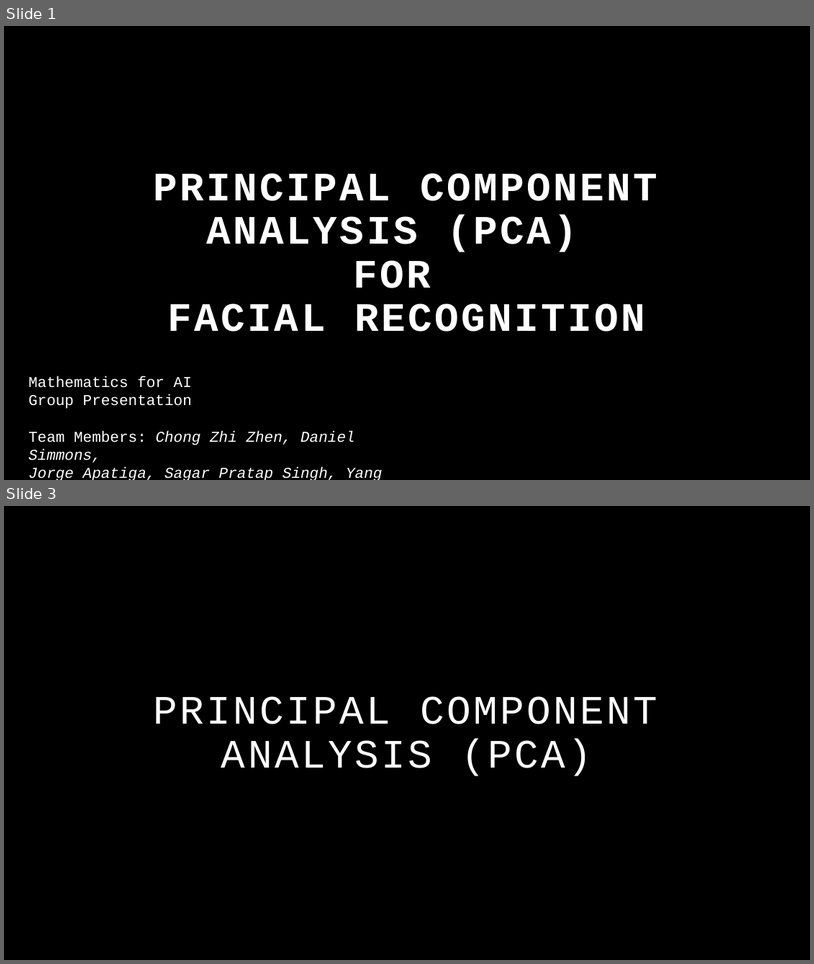
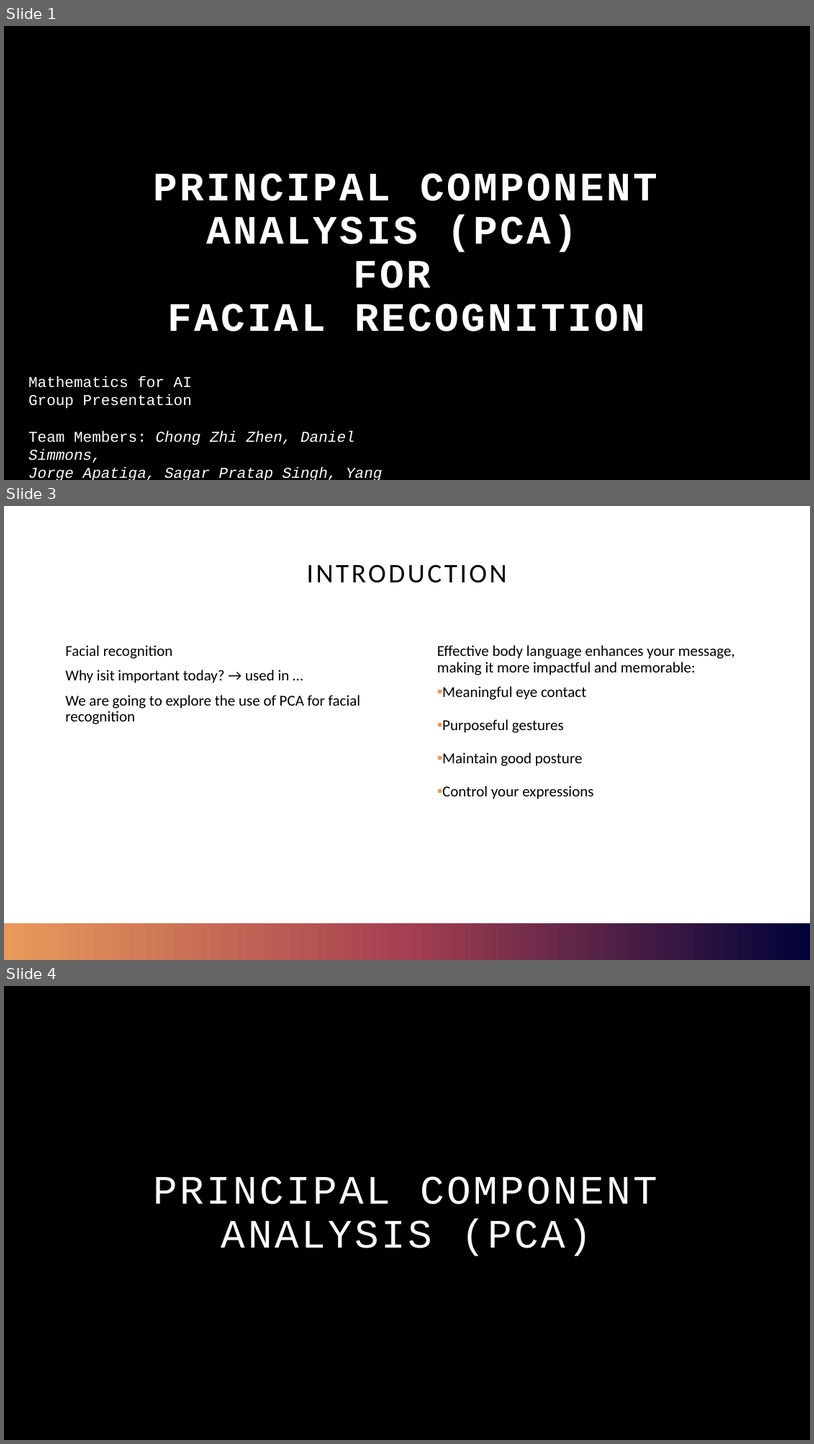
Before and after one commit to sagerstack/pca-face-recognition, a slide deck: project-files/pca-face-recognition-deck.pptx. Shown one above the other, each under a label of ours: slides 1 and 3 before the commit, slides 1, 3 and 4 after it; the slides between them are not shown. The pictures are 814x964 and 814x1444 pixels, drawn with LibreOffice and Linux fonts; fonts in the diff are those of the drawing; background and template pictures are left out. Boxes give left, top, right and bottom in pixels: in the first picture for what was removed or moved away, otherwise in the second. Text is boxed around its words. In the diff, an @@ line names an element or a change of style, - is before the commit and + after.

```diff
--- a/project-files/pca-face-recognition-deck.pptx
+++ b/project-files/pca-face-recognition-deck.pptx
@@ slide 3 added at bbox=[4, 506, 810, 960], background #FFFFFF @@
@@ title added at bbox=[307, 564, 507, 583], 32 pt, text #000000 @@
+INTRODUCTION
@@ text added at bbox=[65, 645, 361, 724], 18 pt, text #000000 @@
+Facial recognition
+Why isit important today? → used in …
+We are going to explore the use of PCA for facial recognition
@@ text added at bbox=[437, 645, 736, 799], 18 pt, text #000000 @@
+Effective body language enhances your message, making it more impactful and memorable:
+  ▪ Meaningful eye contact
+  ▪ Purposeful gestures
+  ▪ Maintain good posture
+  ▪ Control your expressions
@@ rectangle added at bbox=[4, 923, 810, 960], fill gradient #00023A to #A53F51 to #E99A5B @@
@@ rectangle added at bbox=[4, 923, 810, 960], fill gradient #00023A to #A53F51 to #E99A5B @@
@@ what was slide 3 is now slide 4 @@
```
Also in this commit, not shown: 8 slides changed, 6 other slides added.
